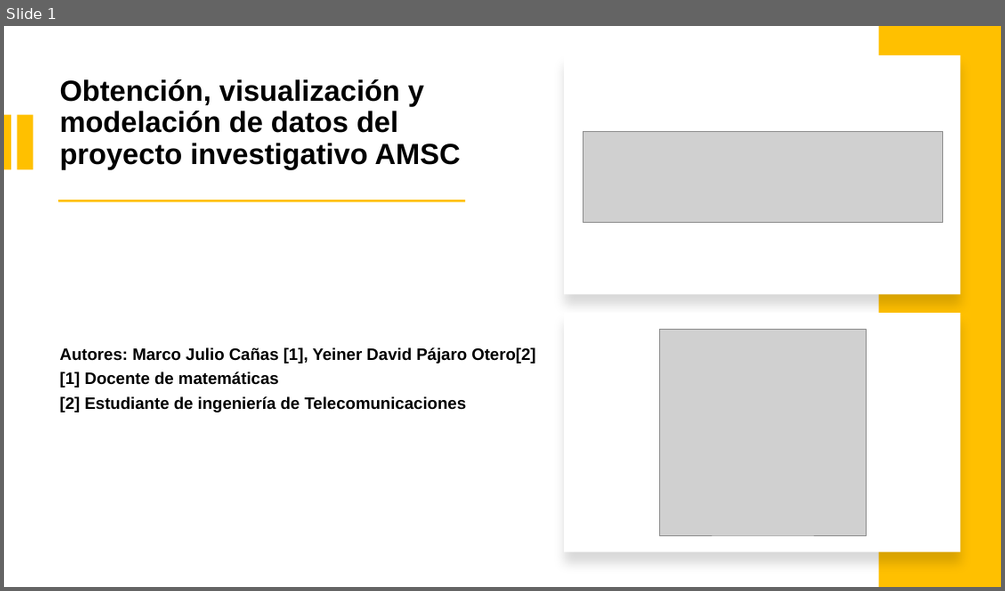
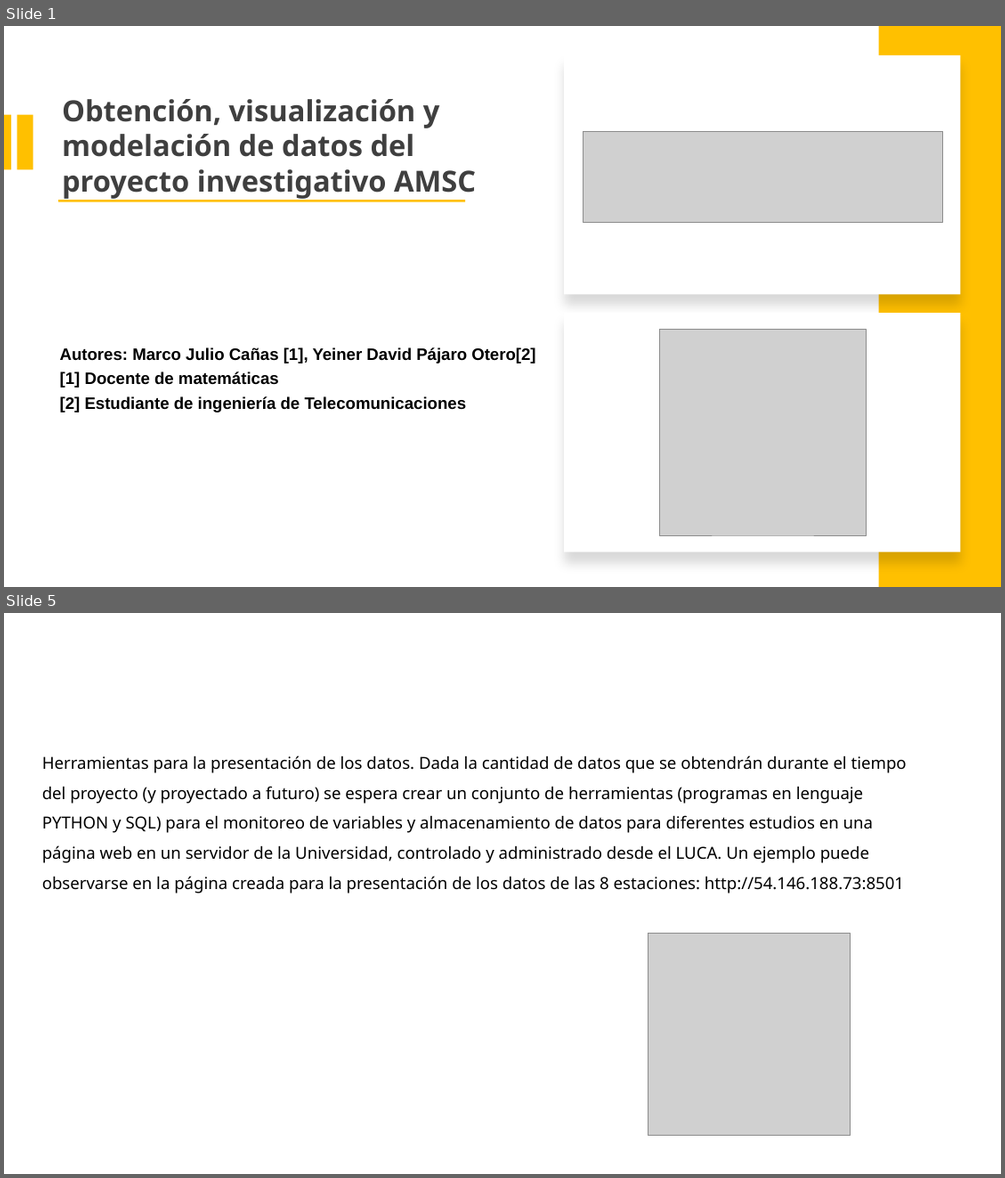
Before and after one commit to marco-canas/cumplea-os_oficina_docentes, a slide deck: ponencia_sena_obtencion_visualizacion_modelacion_AMSC/presentacion_yeiner_marco_obtencion_visualizacion_modelacion.pptx. Shown one above the other, each under a label of ours: slide 1 before the commit, slides 1 and 5 after it; the slides between them are not shown. The pictures are 1005x591 and 1005x1178 pixels, drawn with LibreOffice and Linux fonts; fonts in the diff are those of the drawing; grey boxes stand for pictures; background and template pictures are left out. Boxes give left, top, right and bottom in pixels: in the first picture for what was removed or moved away, otherwise in the second. Text is boxed around its words. In the diff, an @@ line names an element or a change of style, - is before the commit and + after.

```diff
--- a/ponencia_sena_obtencion_visualizacion_modelacion_AMSC/presentacion_yeiner_marco_obtencion_visualizacion_modelacion.pptx
+++ b/ponencia_sena_obtencion_visualizacion_modelacion_AMSC/presentacion_yeiner_marco_obtencion_visualizacion_modelacion.pptx
@@ slide 5 added at [4,613,1001,1174], background picture (left out) @@
@@ text added at [30,648,833,690], 36 pt, text #FFFFFF, bold @@
+Resultados
@@ text added at [42,755,906,893], 16 pt, text #000000 @@
+Herramientas para la presentación de los datos. Dada la cantidad de datos que se obtendrán durante el tiempo del proyecto (y proyectado a futuro) se espera crear un conjunto de herramientas (programas en lenguaje PYTHON y SQL) para el monitoreo de variables y almacenamiento de datos para diferentes estudios en una página web en un servidor de la Universidad, controlado y administrado desde el LUCA. Un ejemplo puede observarse en la página creada para la presentación de los datos de las 8 estaciones: http://54.146.188.73:8501
@@ picture added at [648,933,850,1135] @@
@@ slide 1 changed as well @@
@@ text "Obtención, visualización y modelación de ...": place and size @@
-text "Obtención, visualización y modelación de ..." at [60,79,461,169]
+text "Obtención, visualización y modelación de ..." at [62,99,476,199]
@@ text "Obtención, visualización y modelación de ..." at [62,99,476,199]: font Arial to Noto Sans, text colour #000000 to #3F3F3F; line spacing 0.9 to 1; less space between paragraphs; vertical alignment middle to top @@
```
Also in this commit, not shown: 1 other slide changed, 3 other slides added, 6 slides removed, 2 other files.
